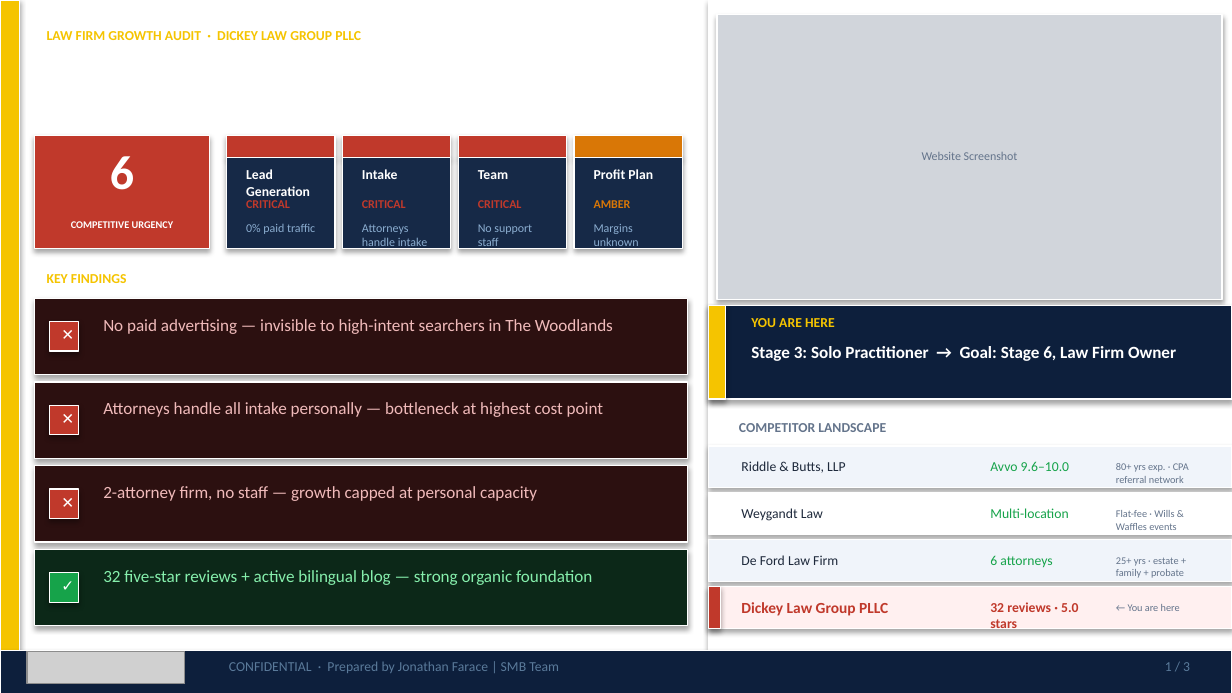
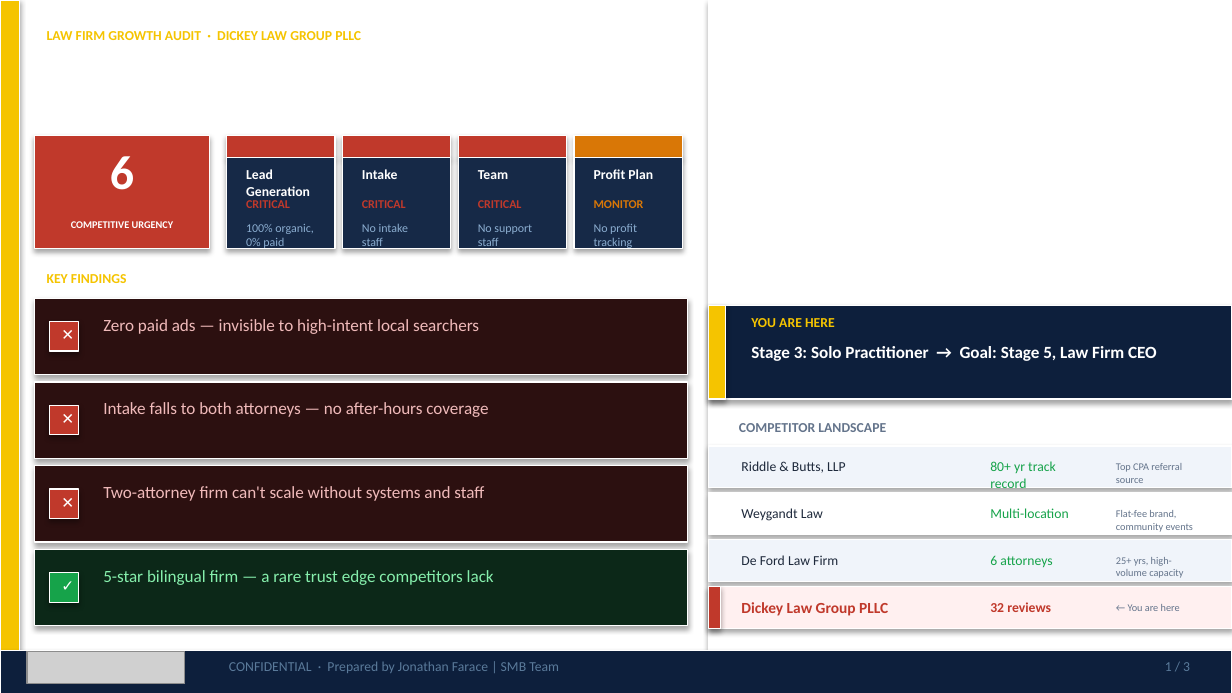
Before and after one commit to SMB-Team-Technology/workwith-smbteam, a slide deck: slide 1 of dickey-law-group/Dickey_Law_Group_May_18_2026_Proposal.pptx. Drawn at 1232x693 pixels with LibreOffice and Linux fonts; fonts in the diff are those of the drawing; grey boxes stand for pictures. Boxes give left, top, right and bottom in pixels: in the first picture for what was removed or moved away, otherwise in the second. Text is boxed around its words. In the diff, an @@ line names an element or a change of style, - is before the commit and + after.

```diff
--- a/dickey-law-group/Dickey_Law_Group_May_18_2026_Proposal.pptx
+++ b/dickey-law-group/Dickey_Law_Group_May_18_2026_Proposal.pptx
@@ rectangle removed at <box>717,15,1222,299</box> @@
@@ text removed at <box>922,152,1018,160</box> @@
-Website Screenshot
@@ text at <box>594,200,644,208</box>: text changed @@
-AMBER
+MONITOR
@@ text at <box>246,224,313,250</box>: text changed @@
-0% paid traffic
+100% organic, 0% paid
@@ text at <box>362,224,408,250</box>: text changed @@
-Attorneys handle intake
+No intake staff
@@ text at <box>594,224,637,250</box>: text changed @@
-Margins unknown
+No profit tracking
@@ text at <box>103,319,479,334</box>: text changed @@
-No paid advertising — invisible to high-intent searchers in The Woodlands
+Zero paid ads — invisible to high-intent local searchers
@@ text at <box>751,346,1157,361</box>: text changed @@
-Stage 3: Solo Practitioner → Goal: Stage 6, Law Firm Owner
+Stage 3: Solo Practitioner → Goal: Stage 5, Law Firm CEO
@@ text at <box>103,402,488,417</box>: text changed @@
-Attorneys handle all intake personally — bottleneck at highest cost point
+Intake falls to both attorneys — no after-hours coverage
@@ text at <box>990,461,1056,490</box>: text changed @@
-Avvo 9.6–10.0
+80+ yr track record
@@ text at <box>1116,463,1182,483</box>: text changed @@
-80+ yrs exp. · CPA referral network
+Top CPA referral source
@@ text at <box>103,486,484,501</box>: text changed @@
-2-attorney firm, no staff — growth capped at personal capacity
+Two-attorney firm can't scale without systems and staff
@@ text at <box>1116,510,1193,532</box>: text changed @@
-Flat-fee · Wills & Waffles events
+Flat-fee brand, community events
@@ text at <box>1116,557,1183,578</box>: text changed @@
-25+ yrs · estate + family + probate
+25+ yrs, high-volume capacity
@@ text at <box>103,570,494,585</box>: text changed @@
-32 five-star reviews + active bilingual blog — strong organic foundation
+5-star bilingual firm — a rare trust edge competitors lack
@@ text at <box>990,602,1051,612</box>: text changed @@
-32 reviews · 5.0 stars
+32 reviews
```
Also in this commit, not shown: 2 other slides changed, 1 other file.
